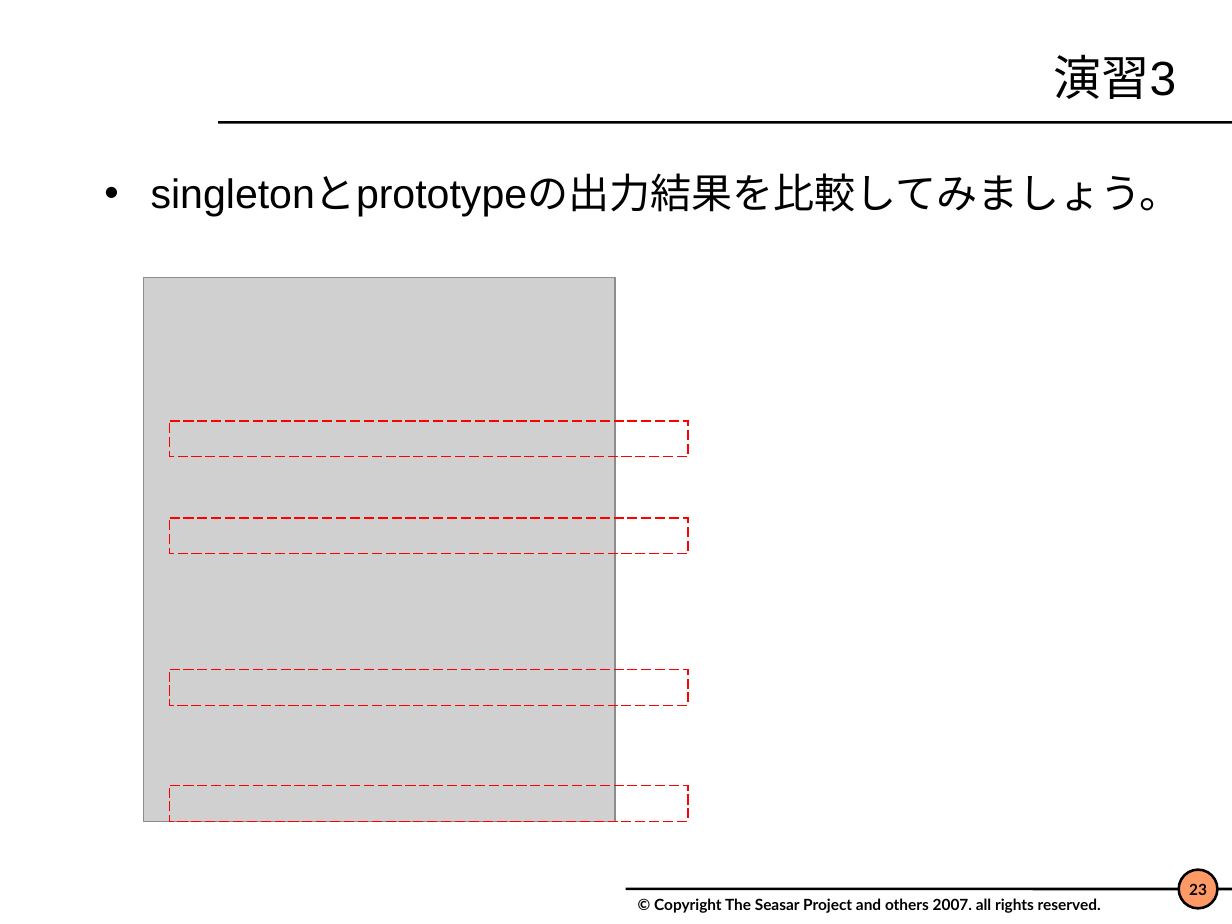
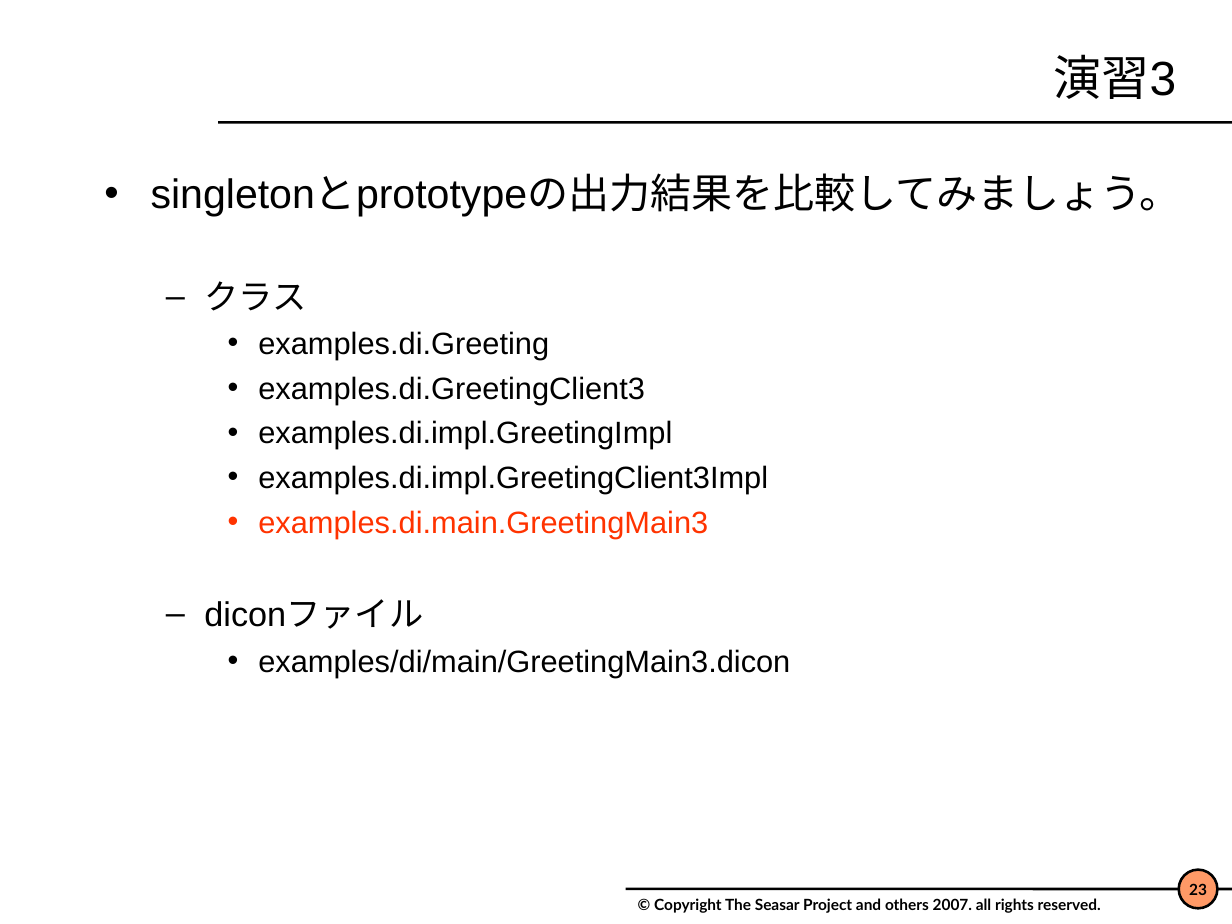
Before and after one commit to svn2github/s2container, a slide deck: slide 23 of trunk/seasar2-tutorial/doc/Seasar2.4.ppt. Drawn at 1232x924 pixels with LibreOffice and Linux fonts; fonts in the diff are those of the drawing; grey boxes stand for pictures; background and template pictures are left out. Boxes give left, top, right and bottom in pixels: in the first picture for what was removed or moved away, otherwise in the second. Text is boxed around its words. In the diff, an @@ line names an element or a change of style, - is before the commit and + after.

```diff
--- a/trunk/seasar2-tutorial/doc/Seasar2.4.ppt
+++ b/trunk/seasar2-tutorial/doc/Seasar2.4.ppt
@@ picture removed at box(144, 277, 616, 822) @@
@@ text at box(204, 281, 790, 677): paragraphs added @@
+  – クラス
+    • examples.di.Greeting
+    • examples.di.GreetingClient3
+    • examples.di.impl.GreetingImpl
+    • examples.di.impl.GreetingClient3Impl
+    • examples.di.main.GreetingMain3
+  – diconファイル
+    • examples/di/main/GreetingMain3.dicon
@@ rectangle removed at box(170, 421, 689, 457) @@
@@ rectangle removed at box(170, 517, 689, 553) @@
@@ rectangle removed at box(170, 670, 689, 706) @@
@@ rectangle removed at box(170, 786, 689, 822) @@
```
Also in this commit, not shown: 18 other slides changed, 1 slide added, 2 slides removed.
